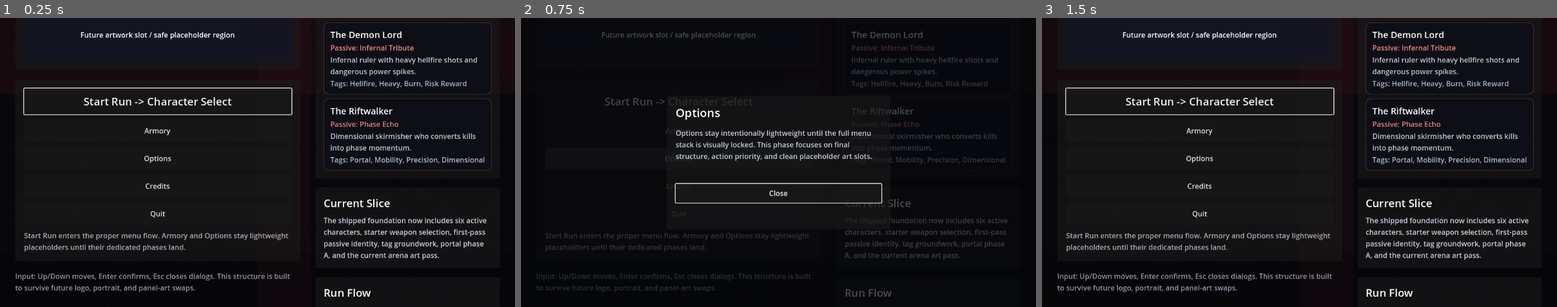
Above: before the commit, frames 1-3 (left to right).
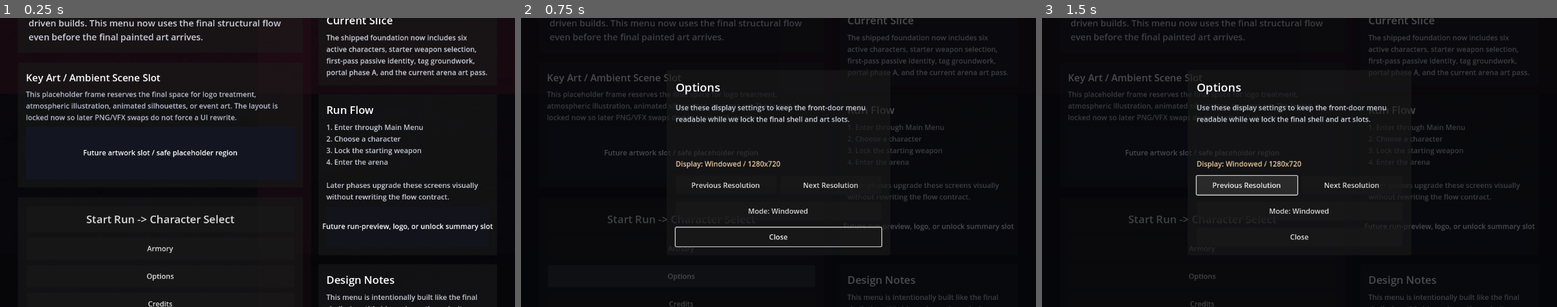
Above: after the commit, the same moments.

Repository: KevinRabbe/bullet-hell-roughe-lite
Game: Godot game, scene res://scenes/ui/MainMenu.tscn
Two runs of this game, one before a commit and one after it. Both use one fixed random seed, a clock stepped at 60 frames per second and the inputs below.
Inputs (mouse positions are in pixels of both pictures, inside the frame that each line leads up to):
- Up to frame 1 (0.25 s): no input
- Up to frame 2 (0.75 s): click "Options" at 0.5 s
- Up to frame 3 (1.5 s): click (1248, 185) at 1.25 s, where only the run after the commit has a clickable "Previous Resolution"

The runs differ from the first frame. In frame 1, 13% of the frame differs, in the area x 2-96%, y 0-100%; in frame 2, 9.2%; in frame 3, 11%.
Error after the commit: Parse Error: Cannot infer the type of "fullscreen" variable because the value doesn't have a set type. (res://scripts/ui/display_settings_runtime.gd:46)

Commit message:
Add menu display settings foundation

Diff:
--- a/scenes/ui/MainMenu.tscn
+++ b/scenes/ui/MainMenu.tscn
@@ -526,6 +526,35 @@
 autowrap_mode = 3
 text = "Placeholder body."
 
+[node name="DialogResolutionLabel" type="Label" parent="DialogPanel/DialogMargin/DialogVBox"]
+visible = false
+layout_mode = 2
+theme_override_colors/font_color = Color(0.972549, 0.831373, 0.654902, 0.95)
+text = "Display: Windowed / 1280x720"
+
+[node name="DialogResolutionRow" type="HBoxContainer" parent="DialogPanel/DialogMargin/DialogVBox"]
+visible = false
+layout_mode = 2
+theme_override_constants/separation = 10
+
+[node name="ResolutionPrevButton" type="Button" parent="DialogPanel/DialogMargin/DialogVBox/DialogResolutionRow"]
+custom_minimum_size = Vector2(0, 42)
+layout_mode = 2
+size_flags_horizontal = 3
+text = "Previous Resolution"
+
+[node name="ResolutionNextButton" type="Button" parent="DialogPanel/DialogMargin/DialogVBox/DialogResolutionRow"]
+custom_minimum_size = Vector2(0, 42)
+layout_mode = 2
+size_flags_horizontal = 3
+text = "Next Resolution"
+
+[node name="DialogFullscreenButton" type="Button" parent="DialogPanel/DialogMargin/DialogVBox"]
+visible = false
+custom_minimum_size = Vector2(0, 42)
+layout_mode = 2
+text = "Mode: Windowed"
+
 [node name="DialogCloseButton" type="Button" parent="DialogPanel/DialogMargin/DialogVBox"]
 custom_minimum_size = Vector2(0, 42)
 layout_mode = 2
--- /dev/null
+++ b/scripts/ui/display_settings_runtime.gd
@@ -0,0 +1,102 @@
+extends RefCounted
+
+const CONFIG_PATH := "user://display_settings.cfg"
+const DISPLAY_SECTION := "display"
+const KEY_WIDTH := "width"
+const KEY_HEIGHT := "height"
+const KEY_FULLSCREEN := "fullscreen"
+const DEFAULT_RESOLUTION := Vector2i(1280, 720)
+const MIN_RESOLUTION := Vector2i(1280, 720)
+const RESOLUTION_PRESETS: Array[Vector2i] = [
+	Vector2i(1280, 720),
+	Vector2i(1600, 900),
+	Vector2i(1920, 1080)
+]
+
+static func load_settings() -> Dictionary:
+	var config := ConfigFile.new()
+	var result := {
+		"resolution": DEFAULT_RESOLUTION,
+		"fullscreen": false
+	}
+	var load_error := config.load(CONFIG_PATH)
+	if load_error != OK:
+		return result
+	var width := max(int(config.get_value(DISPLAY_SECTION, KEY_WIDTH, DEFAULT_RESOLUTION.x)), MIN_RESOLUTION.x)
+	var height := max(int(config.get_value(DISPLAY_SECTION, KEY_HEIGHT, DEFAULT_RESOLUTION.y)), MIN_RESOLUTION.y)
+	result["resolution"] = _normalize_resolution(Vector2i(width, height))
+	result["fullscreen"] = config.get_value(DISPLAY_SECTION, KEY_FULLSCREEN, false) == true
+	return result
+
+static func save_settings(settings: Dictionary) -> void:
+	var config := ConfigFile.new()
+	var resolution := _normalize_resolution(_extract_resolution(settings))
+	config.set_value(DISPLAY_SECTION, KEY_WIDTH, resolution.x)
+	config.set_value(DISPLAY_SECTION, KEY_HEIGHT, resolution.y)
+	config.set_value(DISPLAY_SECTION, KEY_FULLSCREEN, settings.get("fullscreen", false) == true)
+	config.save(CONFIG_PATH)
+
+static func apply_saved_settings() -> Dictionary:
+	var settings := load_settings()
+	apply_settings(settings)
+	return settings
+
+static func apply_settings(settings: Dictionary) -> void:
+	var resolution := _normalize_resolution(_extract_resolution(settings))
+	var fullscreen := settings.get("fullscreen", false) == true
+	DisplayServer.window_set_min_size(MIN_RESOLUTION)
+	if fullscreen:
+		DisplayServer.window_set_mode(DisplayServer.WINDOW_MODE_FULLSCREEN)
+	else:
+		DisplayServer.window_set_mode(DisplayServer.WINDOW_MODE_WINDOWED)
+		DisplayServer.window_set_size(resolution)
+
+static func cycle_resolution(settings: Dictionary, direction: int) -> Dictionary:
+	var normalized := clone_settings(settings)
+	var current := _normalize_resolution(_extract_resolution(settings))
+	var current_index := RESOLUTION_PRESETS.find(current)
+	if current_index < 0:
+		current_index = 0
+	var next_index := wrapi(current_index + direction, 0, RESOLUTION_PRESETS.size())
+	normalized["resolution"] = RESOLUTION_PRESETS[next_index]
+	return normalized
+
+static func set_fullscreen(settings: Dictionary, enabled: bool) -> Dictionary:
+	var normalized := clone_settings(settings)
+	normalized["fullscreen"] = enabled
+	return normalized
+
+static func toggle_fullscreen(settings: Dictionary) -> Dictionary:
+	return set_fullscreen(settings, settings.get("fullscreen", false) != true)
+
+static func build_summary(settings: Dictionary) -> String:
+	var resolution := _normalize_resolution(_extract_resolution(settings))
+	var mode := "Fullscreen" if settings.get("fullscreen", false) == true else "Windowed"
+	return "%s / %dx%d" % [mode, resolution.x, resolution.y]
+
+static func clone_settings(settings: Dictionary) -> Dictionary:
+	return {
+		"resolution": _normalize_resolution(_extract_resolution(settings)),
+		"fullscreen": settings.get("fullscreen", false) == true
+	}
+
+static func _extract_resolution(settings: Dictionary) -> Vector2i:
+	var resolution_variant: Variant = settings.get("resolution", DEFAULT_RESOLUTION)
+	if resolution_variant is Vector2i:
+		return resolution_variant
+	if resolution_variant is Vector2:
+		var resolution_vector: Vector2 = resolution_variant
+		return Vector2i(int(resolution_vector.x), int(resolution_vector.y))
+	if resolution_variant is Array and resolution_variant.size() >= 2:
+		return Vector2i(int(resolution_variant[0]), int(resolution_variant[1]))
+	return DEFAULT_RESOLUTION
+
+static func _normalize_resolution(resolution: Vector2i) -> Vector2i:
+	if RESOLUTION_PRESETS.has(resolution):
+		return resolution
+	var fallback := DEFAULT_RESOLUTION
+	for candidate in RESOLUTION_PRESETS:
+		if candidate.x >= resolution.x and candidate.y >= resolution.y:
+			fallback = candidate
+			break
+	return fallback
--- a/scripts/ui/main_menu.gd
+++ b/scripts/ui/main_menu.gd
@@ -1,10 +1,11 @@
 extends Control
 
 const CharacterSelectionRuntime = preload("res://scripts/game/character_selection_runtime.gd")
+const DisplaySettingsRuntime = preload("res://scripts/ui/display_settings_runtime.gd")
 const CHARACTER_SELECT_SCENE_PATH := "res://scenes/ui/CharacterSelect.tscn"
 
 const ARMORY_COPY := "The Armory lands in a later menu phase. For now we keep the front door stable: Start Run -> Character Select -> Starting Weapon -> Arena."
-const OPTIONS_COPY := "Options stay intentionally lightweight until the full menu stack is visually locked. This phase focuses on final structure, action priority, and clean placeholder art slots."
+const OPTIONS_COPY := "Use these display settings to keep the front-door menu readable while we lock the final shell and art slots."
 const CREDITS_COPY := "Built in Godot as a Brotato-inspired bullet-hell roguelite prototype. Current focus: stronger menu identity, readable character discovery, and a clean run-start flow that can absorb final art later."
 
 @onready var start_button: Button = $RootMargin/RootVBox/MainHBox/HeroColumn/ActionPanel/ActionMargin/ActionVBox/StartButton
@@ -13,13 +14,28 @@
 @onready var dialog_panel: PanelContainer = $DialogPanel
 @onready var dialog_title: Label = $DialogPanel/DialogMargin/DialogVBox/DialogTitle
 @onready var dialog_body: Label = $DialogPanel/DialogMargin/DialogVBox/DialogBody
+@onready var dialog_resolution_label: Label = $DialogPanel/DialogMargin/DialogVBox/DialogResolutionLabel
+@onready var dialog_resolution_row: HBoxContainer = $DialogPanel/DialogMargin/DialogVBox/DialogResolutionRow
+@onready var resolution_prev_button: Button = $DialogPanel/DialogMargin/DialogVBox/DialogResolutionRow/ResolutionPrevButton
+@onready var resolution_next_button: Button = $DialogPanel/DialogMargin/DialogVBox/DialogResolutionRow/ResolutionNextButton
+@onready var fullscreen_button: Button = $DialogPanel/DialogMargin/DialogVBox/DialogFullscreenButton
 @onready var dialog_close_button: Button = $DialogPanel/DialogMargin/DialogVBox/DialogCloseButton
 
+var current_display_settings: Dictionary = {}
+var dialog_mode: String = ""
+
 func _ready() -> void:
+	current_display_settings = DisplaySettingsRuntime.apply_saved_settings()
 	_hide_dialog()
 	_rebuild_featured_roster()
 	if start_button != null:
 		start_button.grab_focus()
+	if resolution_prev_button != null:
+		resolution_prev_button.pressed.connect(_on_resolution_prev_pressed)
+	if resolution_next_button != null:
+		resolution_next_button.pressed.connect(_on_resolution_next_pressed)
+	if fullscreen_button != null:
+		fullscreen_button.pressed.connect(_on_fullscreen_toggled)
 
 func _unhandled_input(event: InputEvent) -> void:
 	if not (event is InputEventKey):
@@ -37,6 +53,8 @@
 	_show_dialog("Armory", ARMORY_COPY)
 
 func _on_options_button_pressed() -> void:
+	dialog_mode = "options"
+	_refresh_display_settings_ui()
 	_show_dialog("Options", OPTIONS_COPY)
 
 func _on_credits_button_pressed() -> void:
@@ -48,12 +66,20 @@
 func _show_dialog(title: String, body: String) -> void:
 	dialog_title.text = title
 	dialog_body.text = body
+	var options_mode := dialog_mode == "options"
+	if dialog_resolution_label != null:
+		dialog_resolution_label.visible = options_mode
+	if dialog_resolution_row != null:
+		dialog_resolution_row.visible = options_mode
+	if fullscreen_button != null:
+		fullscreen_button.visible = options_mode
 	modal_scrim.visible = true
 	dialog_panel.visible = true
 	if dialog_close_button != null:
 		dialog_close_button.grab_focus()
 
 func _hide_dialog() -> void:
+	dialog_mode = ""
 	modal_scrim.visible = false
 	dialog_panel.visible = false
 	if start_button != null:
@@ -144,3 +170,26 @@
 		if tag_text != "":
 			parts.append(tag_text.capitalize())
 	return "Tags: %s" % ", ".join(parts) if not parts.is_empty() else ""
+
+func _refresh_display_settings_ui() -> void:
+	if dialog_resolution_label != null:
+		dialog_resolution_label.text = "Display: %s" % DisplaySettingsRuntime.build_summary(current_display_settings)
+	if fullscreen_button != null:
+		fullscreen_button.text = "Mode: %s" % ("Fullscreen" if current_display_settings.get("fullscreen", false) == true else "Windowed")
+
+func _apply_display_settings() -> void:
+	DisplaySettingsRuntime.apply_settings(current_display_settings)
+	DisplaySettingsRuntime.save_settings(current_display_settings)
+	_refresh_display_settings_ui()
+
+func _on_resolution_prev_pressed() -> void:
+	current_display_settings = DisplaySettingsRuntime.cycle_resolution(current_display_settings, -1)
+	_apply_display_settings()
+
+func _on_resolution_next_pressed() -> void:
+	current_display_settings = DisplaySettingsRuntime.cycle_resolution(current_display_settings, 1)
+	_apply_display_settings()
+
+func _on_fullscreen_toggled() -> void:
+	current_display_settings = DisplaySettingsRuntime.toggle_fullscreen(current_display_settings)
+	_apply_display_settings()
